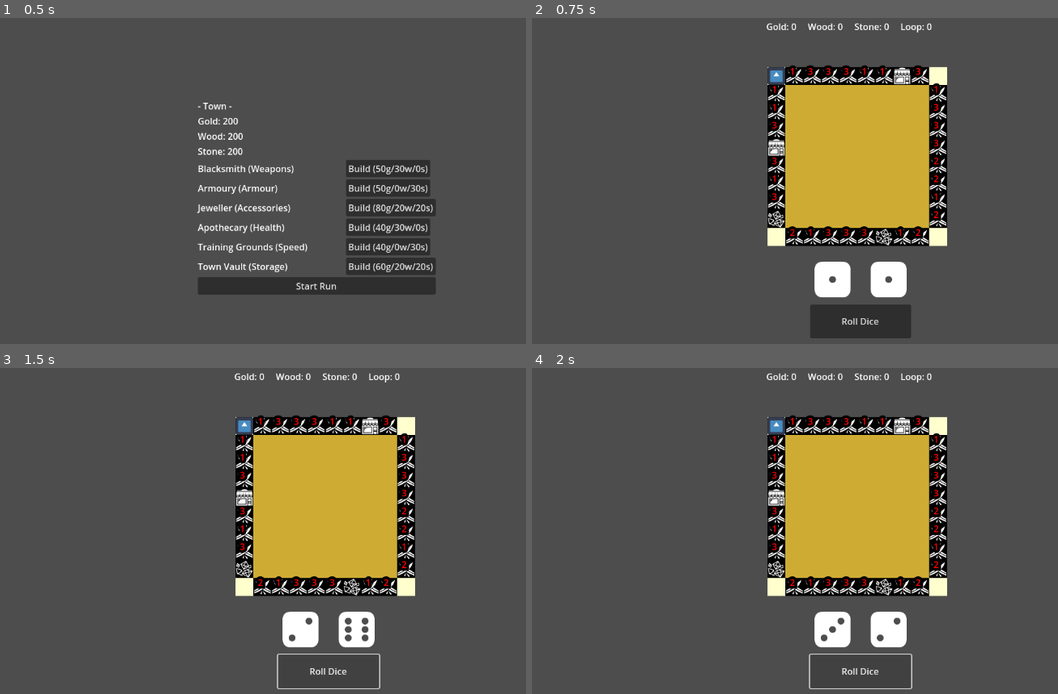
Above: before the commit, frames 1-4 (two rows, left to right).
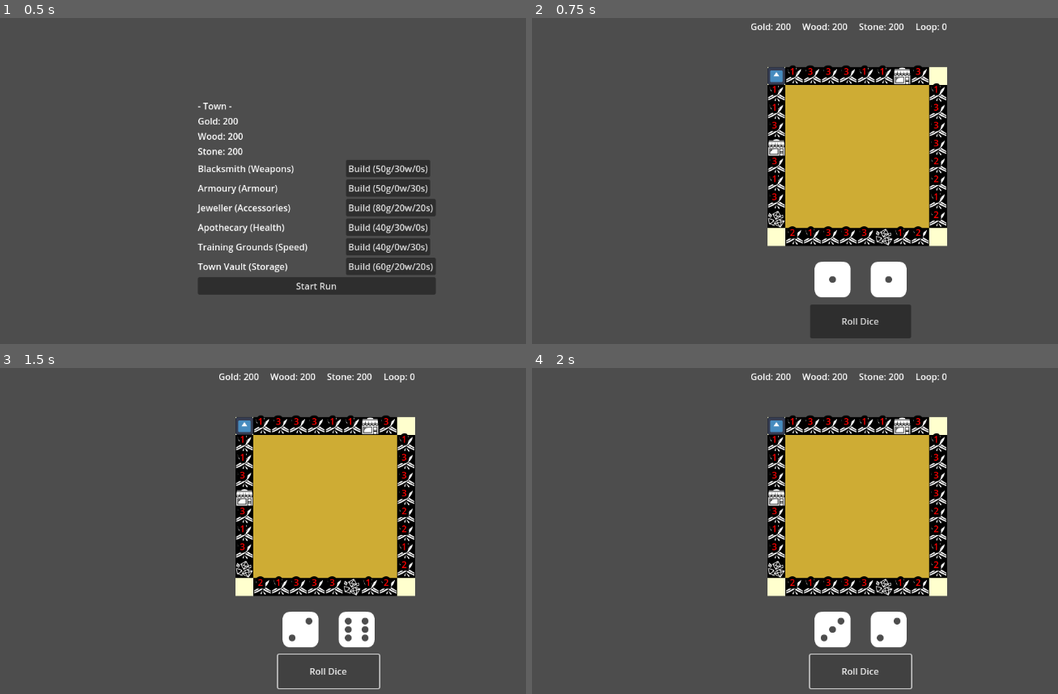
Above: after the commit, the same moments.

Repository: pescmy/HeRoll
Game: Godot game, scene res://scene/town.tscn
Same seed, same stepped clock (60 frames per second), same inputs: the game is played once before the commit and once after it. The engine's default icon, where the game draws it, is replaced by a stand-in: a white triangle on a blue panel in a dark square.
Inputs:
- Up to frame 1 (0.5 s): no input
- Up to frame 2 (0.75 s): click "Start Run" at 0.5 s
- Up to frame 3 (1.5 s): click "Roll Dice" at 1.25 s
- Up to frame 4 (2 s): no input

Frame 1 is identical in both runs. In frame 2, 0.4% of the frame differs, in the area x 41-79%, y 1-5%; in frame 3, 0.4%; in frame 4, 0.4%.

Commit message:
fix combat rewards and dropped items

Diff:
--- a/scene/combat_reward_ui.tscn
+++ b/scene/combat_reward_ui.tscn
@@ -13,31 +13,48 @@
 anchor_top = 0.5
 anchor_right = 0.5
 anchor_bottom = 0.5
-offset_left = -20.0
-offset_top = -20.0
-offset_right = 20.0
-offset_bottom = 20.0
+offset_left = -150.0
+offset_top = -150.0
+offset_right = 150.0
+offset_bottom = 150.0
 grow_horizontal = 2
 grow_vertical = 2
+size_flags_horizontal = 4
+size_flags_vertical = 4
 theme_override_styles/panel = SubResource("StyleBoxFlat_2bo3e")
 
 [node name="MarginContainer" type="MarginContainer" parent="Panel"]
-offset_right = 79.0
-offset_bottom = 89.0
+layout_mode = 1
+anchors_preset = 8
+anchor_left = 0.5
+anchor_top = 0.5
+anchor_right = 0.5
+anchor_bottom = 0.5
+offset_left = -39.5
+offset_top = -44.5
+offset_right = 39.5
+offset_bottom = 44.5
+grow_horizontal = 2
+grow_vertical = 2
 
 [node name="VBoxContainer" type="VBoxContainer" parent="Panel/MarginContainer"]
 layout_mode = 2
 
 [node name="Title" type="Label" parent="Panel/MarginContainer/VBoxContainer"]
 layout_mode = 2
+size_flags_horizontal = 4
 text = "Victory!"
 
 [node name="GoldLabel" type="Label" parent="Panel/MarginContainer/VBoxContainer"]
 layout_mode = 2
+size_flags_horizontal = 0
+text = "Gold"
 
 [node name="ItemsContainer" type="VBoxContainer" parent="Panel/MarginContainer/VBoxContainer"]
 layout_mode = 2
+size_flags_horizontal = 4
 
 [node name="ContinueButton" type="Button" parent="Panel/MarginContainer/VBoxContainer"]
 layout_mode = 2
+size_flags_horizontal = 4
 text = "Continue"
--- a/scene/game.tscn
+++ b/scene/game.tscn
@@ -1,7 +1,7 @@
 [gd_scene load_steps=11 format=3 uid="uid://cicxa224rb1ua"]
 
 [ext_resource type="Script" uid="uid://cxdocccsa4rab" path="res://scripts/game_controller.gd" id="1_p1ry8"]
-[ext_resource type="Script" uid="uid://bu4ryhkem2ox6" path="res://scripts/combat_reward_ui.gd" id="1_yq8tf"]
+[ext_resource type="Script" uid="uid://dsj5yh7nn6xtr" path="res://scripts/game.gd" id="1_yq8tf"]
 [ext_resource type="PackedScene" uid="uid://cr58rc6ybd75o" path="res://scene/dice.tscn" id="3_qpk70"]
 [ext_resource type="PackedScene" uid="uid://dg3xwl62blm1b" path="res://scene/player.tscn" id="4_ll5lq"]
 [ext_resource type="PackedScene" uid="uid://baqa7qxmhj6x1" path="res://scene/game_board.tscn" id="4_xwcet"]
--- a/scripts/battle_controller.gd
+++ b/scripts/battle_controller.gd
@@ -116,10 +116,6 @@
 func _execute_player_attack() -> void:
 	if current_target == null or not is_instance_valid(current_target):
 		return
-
-	if current_target.is_dead():
-		defeated_enemies.append(current_target.data)
-
 	var raw = player.get_attack_damage()
 	var actual = current_target.take_damage(raw)
 	var blocked = raw - actual
@@ -128,6 +124,7 @@
 
 	if current_target.is_dead():
 		print("💀 %s has been defeated!" % current_target.display_name)
+		defeated_enemies.append(current_target.data)
 		enemy_died.emit(current_target)
 		enemies.erase(current_target)
 		current_target.queue_free()
--- a/scripts/combat_reward_ui.gd
+++ b/scripts/combat_reward_ui.gd
@@ -9,12 +9,8 @@
 var dropped_items: Array[Item] = []
 var selected_item: Item = null
 
-@onready var gold_label: Label = $Panel/MarginContainer/VBoxContainer/GoldLabel
-@onready var items_container: VBoxContainer = $Panel/MarginContainer/VBoxContainer/ItemsContainer
-@onready var continue_button: Button = $Panel/MarginContainer/VBoxContainer/ContinueButton
-
 func _ready() -> void:
-	continue_button.pressed.connect(_on_continue_pressed)
+	find_child("ContinueButton").pressed.connect(_on_continue_pressed)
 	hide()
 
 func show_rewards() -> void:
@@ -24,9 +20,9 @@
 	gold_reward = reward_calc.calculate_gold(GameData.last_defeated_enemies, GameData.last_battle_stars)
 	dropped_items = reward_calc.roll_drops(GameData.last_defeated_enemies)
 
-	gold_label.text = "Gold earned: %d" % gold_reward
+	find_child("GoldLabel").text = "Gold earned: %d" % gold_reward
 
-	# Clear previous items
+	var items_container = find_child("ItemsContainer")
 	for child in items_container.get_children():
 		child.queue_free()
 
@@ -55,7 +51,7 @@
 
 func _on_take_item_pressed(item: Item, button: Button) -> void:
 	selected_item = item
-	# Disable all other take buttons
+	var items_container = find_child("ItemsContainer")
 	for child in items_container.get_children():
 		if child is HBoxContainer:
 			var btn = child.get_node_or_null("Button")
@@ -66,16 +62,13 @@
 	print("🎁 Selected item: %s" % item.name)
 
 func _on_continue_pressed() -> void:
-	# Add gold to inventory
 	GameData.add_to_inventory("gold", "resource", gold_reward, "res://art/resources/coins.png")
 	print("💰 Gained %d gold from combat!" % gold_reward)
 
-	# Add selected item if any
 	if selected_item != null:
 		GameData.add_to_inventory(selected_item.name, selected_item.type, 1, "res://art/resources/coins.png")
 		print("🎁 Added %s to inventory!" % selected_item.name)
 
-	# Clear reward data
 	GameData.last_defeated_enemies.clear()
 	GameData.last_battle_stars = 0
 	selected_item = null
--- a/scripts/game.gd
+++ b/scripts/game.gd
@@ -4,7 +4,7 @@
 @onready var player: Node2D = $Player
 @onready var dice = $DiceContainer
 @onready var board = $GameBoard
-@onready var combat_reward_ui: CombatRewardUI = $CombatRewardUI
+@onready var combat_reward_ui = $CombatRewardUI
 
 var board_generated: bool = false
 
@@ -18,6 +18,15 @@
 		var stats = player.get_node("PlayerStats")
 		print("Player starting HP: %d" % stats.current_health)
 
+	# Show rewards if returning from victorious battle
+	if not GameData.last_defeated_enemies.is_empty():
+		combat_reward_ui.show_rewards()
+		if not combat_reward_ui.reward_claimed.is_connected(_on_reward_claimed):
+			combat_reward_ui.reward_claimed.connect(_on_reward_claimed)
+
+func _on_reward_claimed() -> void:
+	SaveManager.save()
+
 func _process(_delta: float) -> void:
 	if Input.is_action_just_pressed("ui_accept"):
 		if game_controller.has_method("roll_dice"):
--- a/scripts/player_movement.gd
+++ b/scripts/player_movement.gd
@@ -116,8 +116,9 @@
 
 	match type:
 		"combat":
+			GameData.last_battle_stars = tile["stars"]
 			GameData.player_current_health = get_parent().get_node("PlayerStats").current_health
-			print("💾 Saving health: %d" % GameData.player_current_health)
+			# ... rest of existing code
 			GameData.player_tile_index = player_index
 			GameData.current_enemy_data = _pick_enemy(tile["stars"])
 			get_tree().change_scene_to_file("res://scene/battle.tscn")
Not shown: 1 places in scene/combat_reward_ui.tscn that only renumber resources
Not shown: 1 places in scene/game.tscn that only renumber resources
Not shown, changed: scripts/combat_reward_ui.gd.uid
Not shown, changed: todo.txt
